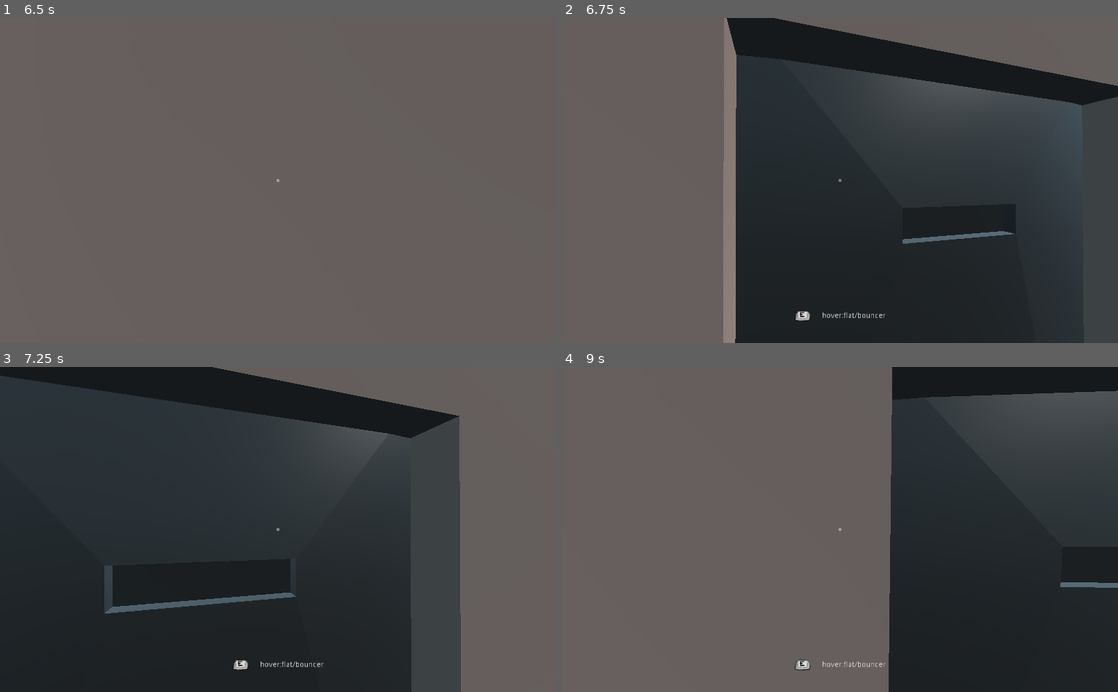
Above: before the commit, frames 1-4 (two rows, left to right).
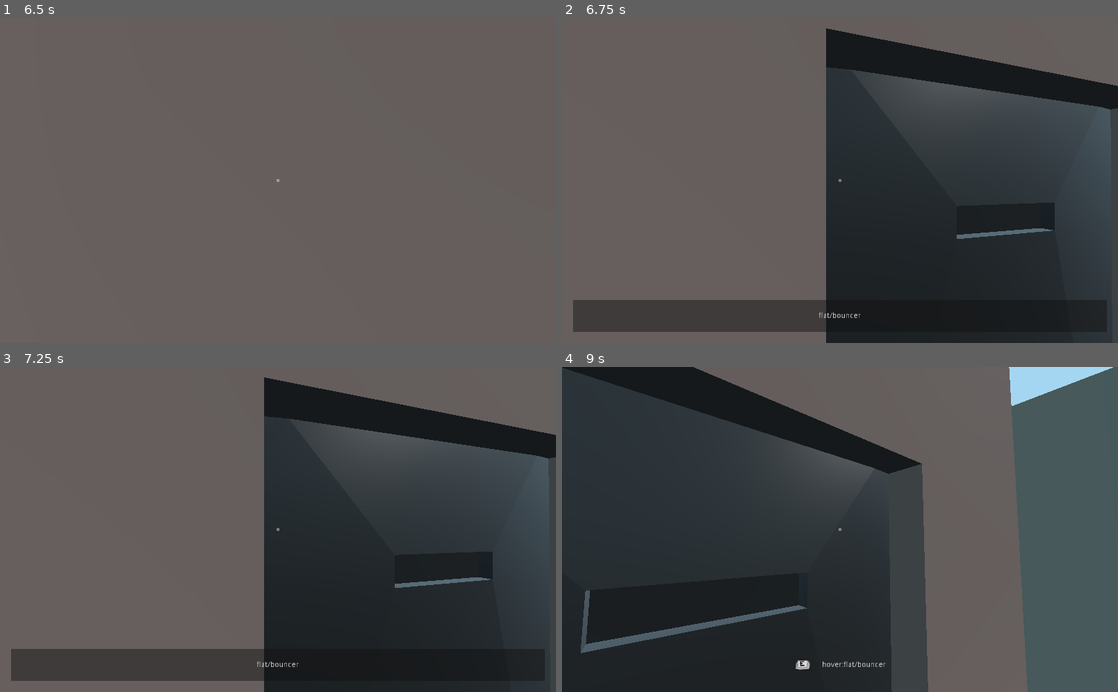
Above: after the commit, the same moments.

Repository: Eptwalabha/ld47
Game: Godot game, scene res://scenes/Game.tscn
Same seed, same stepped clock (60 frames per second), same inputs: the game is played once before the commit and once after it. Sound files missing from this copy of the repository are replaced by a short silence.
Inputs (mouse positions are in pixels of both pictures, inside the frame that each line leads up to):
- Up to frame 1 (6.5 s): tap Enter at 0.5 s; move the mouse to (305, 180) at 0.52 s; hold W (move_forward) 0.53-5.78 s; tap E (context_action) every 0.75 s from 0.6 to 5.85 s; move the mouse to (250, 180) at 1.27 s; move the mouse to (289, 174) at 2.02 s; move the mouse to (272, 187) at 2.77 s; move the mouse to (316, 183) at 3.52 s; move the mouse to (233, 177) at 4.27 s; move the mouse to (283, 180) at 5.02 s; tap Space at 5.75 s; move the mouse to (255, 174) at 5.77 s; hold Right (move_right) from 5.78 s (still down)
- Up to frame 2 (6.75 s): tap Enter at 6.5 s; move the mouse to (867, 180) at 6.52 s; release Right (move_right) at 6.53 s; hold W (move_forward) from 6.53 s (still down); tap E (context_action) at 6.6 s
- Up to frame 3 (7.25 s): keep holding W (move_forward)
- Up to frame 4 (9 s): move the mouse to (812, 529) at 7.27 s; tap E (context_action) at 7.35, 8.1, 8.85 s; move the mouse to (851, 523) at 8.02 s; move the mouse to (834, 536) at 8.77 s; release W (move_forward) at 8.78 s; hold Left (move_left) from 8.78 s (still down)

Frame 1 is identical in both runs. In frame 2, 22% of the frame differs, in the area x 2-100%, y 0-100%; in frame 3, 65%; in frame 4, 91%, in the area x 0-100%, y 0-100%.

Commit message:
dialog wip

Diff:
--- a/autoload.gd
+++ b/autoload.gd
@@ -36,3 +36,21 @@
 			valve_found = false
 		'road':
 			road_tutorial = false
+
+var dialogs = {
+	'flat/plant': 'flat_plant',
+	'flat/bouncer': {
+		'seq': [
+			'flat_bouncer_line_1',
+			'flat_bouncer_line_2',
+			'flat_bouncer_line_3'
+		]
+	},
+	'flat/friend-flat': 'flat_friend_flat',
+	'flat/friend-bar': 'flat_friend_bar',
+	'bar/friend': 'test:bar_friend',
+	'bar/bartender': {
+		'if_keys': 'bar_bartender_ask_keys',
+		'if_valve': 'bar_bartender_ask_valve',
+	}
+}
--- a/scenes/Game.gd
+++ b/scenes/Game.gd
@@ -31,21 +31,10 @@
 		ui.show_mouse_capture()
 	player_states[current_state].process(delta)
 	_check_triggers_orientation()
-	if player_states[current_state].should_handle_hover():
-		_handle_hover()
+	_trigger_hint()
 
 func _input(event: InputEvent) -> void:
 	player_states[current_state].input(event)
-
-func _handle_hover():
-	var collider = current_player.get_trigger_hover()
-	if collider == null:
-		ui.hide_context()
-		return
-	if Input.is_action_just_pressed("context_action"):
-		collider.interact()
-	else:
-		ui.show_context("hover:%s" % collider.id)
 
 func _check_triggers_orientation() -> void:
 	for trigger_id in triggers:
@@ -54,6 +43,14 @@
 			active_tp(trigger)
 			triggers = {}
 			break
+
+func _trigger_hint() -> void:
+	if player_states[current_state].is_hint_activated():
+		var collider = current_player.get_trigger_hover()
+		if collider == null:
+			ui.hide_context()
+		else:
+			ui.show_context("hover:%s" % collider.id)
 
 func _on_Appartment_door_interacted_with(door: Door) -> void:
 	if not Data.phone_picked_up:
@@ -90,6 +87,11 @@
 		"bar/tp":
 			$Map/Flat.hide()
 		_: pass
+
+func _on_FPS_context_action_pressed() -> void:
+	var collider = current_player.get_trigger_hover()
+	if collider is InteractTrigger:
+		collider.interact()
 
 func _on_Appartment_tp_exited(trigger) -> void:
 	if triggers.has(trigger.id):
--- a/scenes/Game.tscn
+++ b/scenes/Game.tscn
@@ -349,6 +349,7 @@
 [connection signal="went_through" from="Map/Bar/RestroomLocation/WindowGirl" to="Map/Bar" method="_on_ToiletWindow_went_through"]
 [connection signal="went_through" from="Map/Bar/RestroomLocation/WindowBoy" to="Map/Bar" method="_on_ToiletWindow_went_through"]
 [connection signal="interacted_with" from="Map/Bar/Pivot/Door" to="Map/Bar" method="_on_Door_interacted_with"]
+[connection signal="context_action_pressed" from="GameStates/FPS" to="." method="_on_FPS_context_action_pressed"]
 
 [editable path="Map/Flat/BackStreetBuilding/BarCorridor/TPTrigger"]
 
--- a/scenes/core/player_states/PlayerState.gd
+++ b/scenes/core/player_states/PlayerState.gd
@@ -21,5 +21,5 @@
 func exit() -> void:
 	pass
 
-func should_handle_hover() -> bool:
+func is_hint_activated() -> bool:
 	return false
--- a/scenes/core/player_states/PlayerStateDialog.gd
+++ b/scenes/core/player_states/PlayerStateDialog.gd
@@ -11,18 +11,16 @@
 	if dialogs.has(dialog_id):
 		dialog = dialogs[dialog_id]
 	else:
-		dialog = null
+		dialog = Dialog.new()
+		dialog.push('', dialog_id)
 
 func enter() -> void:
-	if dialog == null:
-		emit_signal("state_ended")
-	else:
-		player.can_control(false)
-		player.velocity = Vector3.ZERO
-		ui.hide_context()
-		dialog.start()
-		# warning-ignore:return_value_discarded
-		_print_next_bit()
+	player.can_control(false)
+	player.velocity = Vector3.ZERO
+	ui.hide_context()
+	dialog.start()
+	# warning-ignore:return_value_discarded
+	_print_next_bit()
 
 func process(_delta: float) -> void:
 	if Input.is_action_just_pressed("context_action"):
@@ -40,3 +38,13 @@
 
 func _build_dialogs() -> void:
 	dialogs = {}
+	var regex = RegEx.new()
+	regex.compile("((?<who>[a-zA-Z-_0-9]+):)?(?<dialog_key>.*)")
+	for dialog_id in Data.dialogs:
+		var d = Data.dialogs[dialog_id]
+		if d is String:
+			var r = regex.search(d)
+			if r:
+				var dialog = Dialog.new()
+				dialog.push(r.get_string("who"), r.get_string("dialog_key"))
+				dialogs[dialog_id] = dialog
--- a/scenes/core/player_states/PlayerStateFPS.gd
+++ b/scenes/core/player_states/PlayerStateFPS.gd
@@ -1,5 +1,7 @@
 class_name PlayerStateFPS
 extends PlayerState
+
+signal context_action_pressed
 
 func enter() -> void:
 	player.can_control(true)
@@ -10,5 +12,9 @@
 func input(event: InputEvent) -> void:
 	player.input(event)
 
-func should_handle_hover() -> bool:
+func process(_delta: float) -> void:
+	if Input.is_action_just_pressed("context_action"):
+		emit_signal("context_action_pressed")
+
+func is_hint_activated() -> bool:
 	return true
